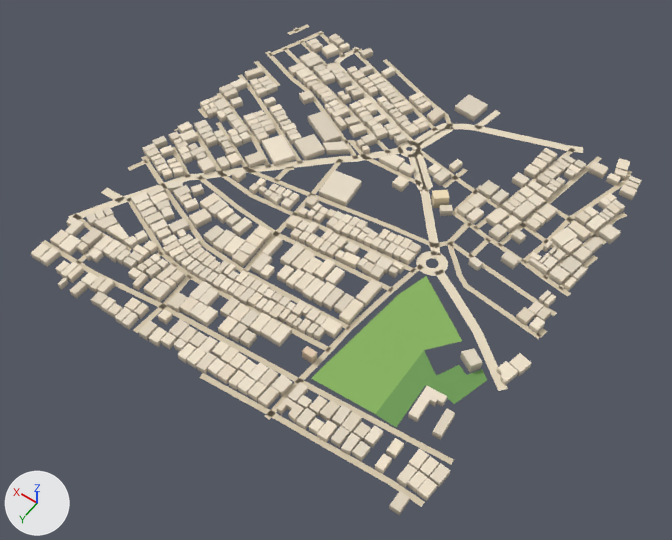
Before and after pictures for a commit that changed the glTF model public/assets/bengaluru-region-v1/tiles/t-7_-10-l1.glb.
The view is the same before and after, from a camera (50 mm lens) standing at (-3639.0, -4185.0, 784.0) and looking at (-3269.0, -4703.0, -30.0). Lighting does not change. The marker at lower left points along +X, +Y and +Z. The older version comes first. Vertices at exactly the same position are counted once.

In view in the first picture: 'building', 'ground'.
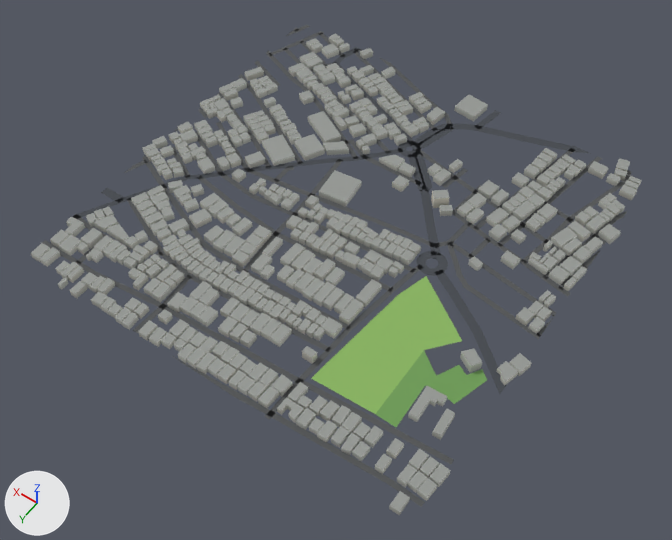
Pixel boxes [x1, y1, x2, y2] of what changed, in the pictures (672 x 540 px; the box of a moved part takes in the faces that stretch with it):
part 1 of me_building, recoloured (darker): [31, 33, 641, 515] in both
part 2 of me_ground, rebuilt: before [221, 150, 390, 176]; after [221, 151, 390, 176]
part 3 of me_ground, rebuilt (11% shorter): before [162, 171, 221, 189]; after [164, 172, 221, 188]
part 4 of me_ground, rebuilt: before [68, 205, 103, 220]; after [75, 205, 103, 219]
part 5 of me_ground, rebuilt: before [127, 184, 163, 200]; after [128, 186, 157, 200]
part 6 of me_ground, rebuilt: before [388, 147, 403, 155]; after [389, 148, 402, 155]
part 7 of me_ground, rebuilt (8% shorter): before [101, 197, 123, 208]; after [102, 198, 123, 208]
part 8 of me_ground, rebuilt: before [121, 195, 128, 203]; after [121, 196, 129, 202]
part 9 of me_ground, moved or reshaped: before [42, 25, 627, 391]; after [42, 25, 627, 394]
part 10 of me_ground, moved or reshaped: before [133, 305, 454, 464]; after [133, 305, 454, 507]
part 11 of me_ground, recoloured: [42, 25, 632, 485] in both

What changed in the scene script:
```text
Change me_building:
    used by ob_building; location = (-3500.0, -5000.0, 0.0)
    remove me_building.from_pydata(...)  # 4256 vertices, 5327 faces; spans x -9.0..506.0, y -8.0..508.0, z 0.0..16.0
    add me_building.from_pydata(...)  # 4256 vertices, 6398 faces; spans x -9.0..506.0, y -8.0..508.0, z 0.0..16.0
    me_building part 1: 5327 kept faces spanning x -9.0..506.0, y -8.0..508.0, z 0.0..16.0 get new vertex colours
Change me_ground:
    used by ob_ground; location = (-3500.0, -5000.0, 0.0)
    remove me_ground.from_pydata(...)  # 947 vertices, 800 faces; spans x -3.0..504.0, y -4.0..503.0, z 1.0
    add me_ground.from_pydata(...)  # 963 vertices, 816 faces; spans x 0.0..500.0, y 0.0..500.0, z 1.0
    me_ground part 2: the loose piece of 18 vertices spanning x 264.0..412.0, y 134.0..283.0, z 1.0 is rebuilt with 18 vertices and now spans x 265.0..410.0, y 135.0..282.0, z 1.0
    me_ground part 3: the loose piece of 8 vertices spanning x 404.0..453.0, y 276.0..335.0, z 1.0 is rebuilt with 8 vertices and now spans x 405.0..452.0, y 277.0..335.0, z 1.0
    me_ground part 4: the loose piece of 6 vertices spanning x 478.0..504.0, y 395.0..433.0, z 1.0 is rebuilt with 6 vertices and now spans x 480.0..500.0, y 395.0..438.0, z 1.0
    me_ground part 5: the loose piece of 6 vertices spanning x 445.0..473.0, y 331.0..372.0, z 1.0 is rebuilt with 6 vertices and now spans x 446.0..472.0, y 331.0..371.0, z 1.0
    me_ground part 6: the loose piece of 4 vertices spanning x 255.0..272.0, y 122.0..141.0, z 1.0 is rebuilt with 4 vertices and now spans x 256.0..271.0, y 122.0..140.0, z 1.0
    me_ground part 7: the loose piece of 4 vertices spanning x 468.0..487.0, y 374.0..399.0, z 1.0 is rebuilt with 4 vertices and now spans x 469.0..486.0, y 375.0..398.0, z 1.0
    me_ground part 8: the loose piece of 4 vertices spanning x 464.0..477.0, y 367.0..378.0, z 1.0 is rebuilt with 4 vertices and now spans x 466.0..475.0, y 368.0..378.0, z 1.0
    me_ground part 9: 47 vertices moved from x -3.0..503.0, y -3.0..473.0, z 1.0 to x 0.0..500.0, y 0.0..473.0, z 1.0; 33 vertices removed from x -3.0..501.0, y -4.0..347.0, z 1.0; 45 vertices added at x 0.0..500.0, y 0.0..382.0, z 1.0
    me_ground part 10: 6 vertices moved from x 66.0..133.0, y 439.0..450.0, z 1.0 to x 61.0..132.0, y 439.0..450.0, z 1.0; 10 vertices removed from x 33.0..339.0, y 436.0..503.0, z 1.0; 14 vertices added at x 14.0..339.0, y 436.0..500.0, z 1.0
    me_ground part 11: 625 kept faces spanning x 0.0..500.0, y 0.0..497.0, z 1.0 get new vertex colours; the middle colour goes from beige #d7c9ae to dark grey #535556
```
